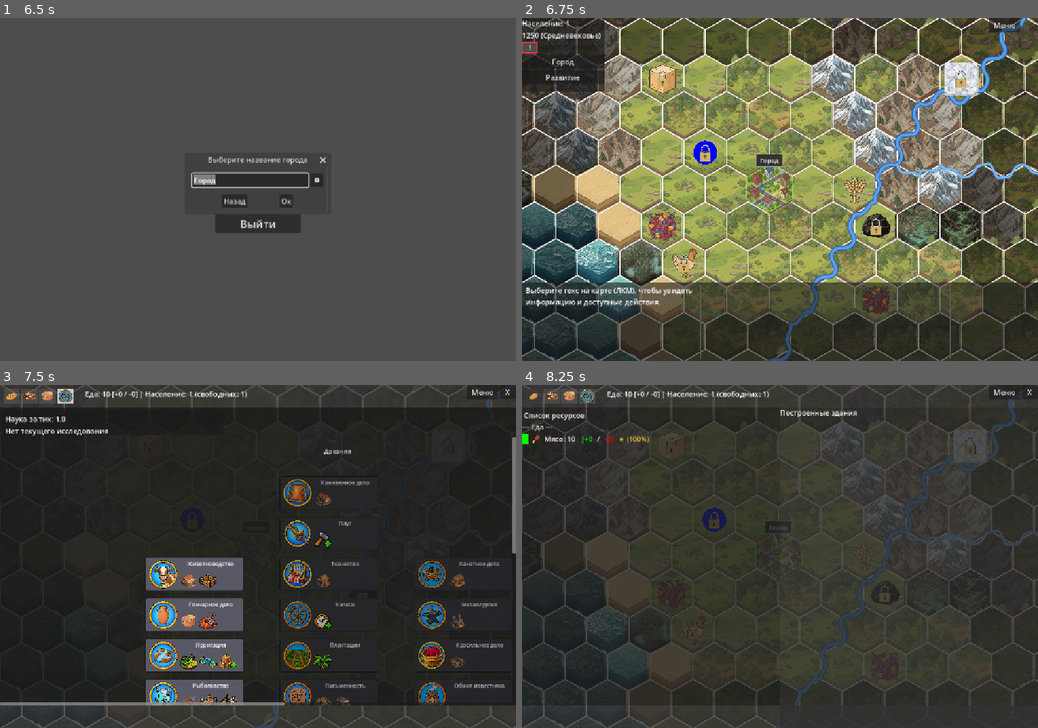
Above: before the commit, frames 1-4 (two rows, left to right).
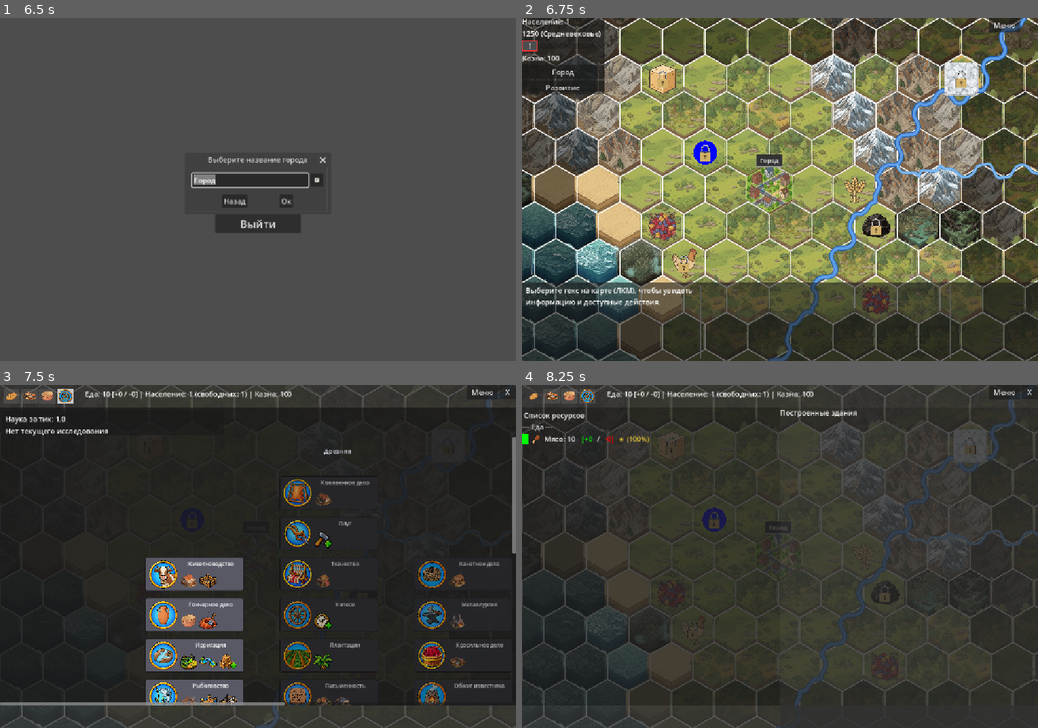
Above: after the commit, the same moments.

Repository: Night-Pryanik/The-City
Game: Godot game, scene res://scenes/main_menu.tscn
Two runs of this game, one before a commit and one after it. Both use one fixed random seed, a clock stepped at 60 frames per second and the inputs below.
Inputs (mouse positions are in pixels of both pictures, inside the frame that each line leads up to; where the layout moved, square brackets give the same spot in the first picture):
- Up to frame 1 (6.5 s): click "Новая игра" at 0.5 s; click "Новая игра" at 1.25 s; click "Настройки" at 2 s; click (314, 179) at 2.75 s; click "Назад" at 3.5 s; click "Настройки" at 4.25 s; click "Назад" at 5 s; click "Новая игра" at 5.75 s
- Up to frame 2 (6.75 s): click "Ок" at 6.5 s
- Up to frame 3 (7.5 s): click (10, 412) [10, 415] at 7.25 s
- Up to frame 4 (8.25 s): click (532, 395) at 8 s

Frame 1 is identical in both runs. In frame 2, 0.8% of the frame differs, in the area x 0-16%, y 0-23%; in frame 3, less than 0.1%; in frame 4, less than 0.1%.

Commit message:
Казна города

Diff:
--- a/data/consumption.json
+++ b/data/consumption.json
@@ -33,9 +33,11 @@
   //   считается НА ОДНОГО жителя, суммарное списание за тик =
   //   amount * total_population. Тикает не таймер гекса, а общий городской
   //   таймер (worker_manager.tick_city_consumption в production-тике).
-  //   Тестовая запись ниже: каждый житель потребляет 1 фрукт из группы
-  //   «Фрукты» раз в 10 секунд. Никакого игрового эффекта (бонусов) это не
-  //   даёт — только проверка инфраструктуры городского потребления.
+  //   Списание идёт ПО ФАКТУ НАЛИЧИЯ: за попытку списывается min(есть на
+  //   складе, нужное количество) — ожидания полного покрытия нет. Если на
+  //   складе меньше нужного, списывается всё, что есть (таймер сбрасывается);
+  //   если склад пуст — таймер сохраняется, и всё, что появится, списывается
+  //   сразу на ближайшем тике.
   //
   // Дублирование деклараций: если один и тот же ресурс описан и здесь, и в
   // продукте (data/products/*.json, поле "consumption") для одной профессии,
@@ -54,7 +56,7 @@
       "resource": "@fruits",
       "profession": [ "all" ],
       "amount": 10,
-      "interval": 10,
+      "interval": 2,
       "production_bonus": 0.0
     }
   ]
--- /dev/null
+++ b/data/game_balance.json
@@ -0,0 +1,25 @@
+{
+  // Игровой баланс: числовые константы, вынесенные из кода.
+  //
+  // Поля лежат в объекте "game_balance" (верхний ключ файла, как "consumption"
+  // в data/consumption.json или "map_config" в data/map_config.json).
+  // Загружается через data_loader.gd -> GameData.game_balance.
+  //
+  // Поля:
+  //   initial_treasury                 — монеты в казне города при старте новой
+  //                                      игры (поле "treasury" в CityData).
+  //   internal_market_price_multiplier — доля базовой цены товара (price из
+  //                                      data/products/*.json), по которой
+  //                                      внутренний рынок покупает товар у
+  //                                      города. Прибыль казны за единицу =
+  //                                      round(price * multiplier );
+  //                                      казна всегда целочисленная.
+  //                                      Прибыль начисляется
+  //                                      только за реально списанные при
+  //                                      потреблении единицы (см. docs.md,
+  //                                      «Казна города и внутренний рынок»).
+  "game_balance": {
+    "initial_treasury": 100,
+    "internal_market_price_multiplier": 1.0
+  }
+}
--- a/data/products/products.json
+++ b/data/products/products.json
@@ -115,7 +115,7 @@
       "icon": "reed_boat.png"
       // Потребление этого продукта профессиями описывается НЕ здесь,
       // а в data/consumption.json. Сейчас рыбак потребляет группу продуктов
-      // «Лодки» ("@boats", включая тростниковую лодку): 1 шт. каждые 10 сек,
+      // «Лодки» ("@boats", включая тростниковую лодку): 10 шт. каждые 10 сек,
       // пока на складе хватает. Пока лодки есть — производство рыбы получает
       // бонус +0.5 к множителю (то есть x1.5). Если лодок нет — бонус
       // снимается, улучшение НЕ останавливается, а просто откатывается к
--- a/scenes/MainMap.tscn
+++ b/scenes/MainMap.tscn
@@ -63,6 +63,10 @@
 layout_mode = 2
 text = "1250 (Средневековье)"
 
+[node name="TreasuryLabel" type="Label" parent="HUD/VBoxContainer" unique_id=448771777]
+layout_mode = 2
+text = "Казна: 0"
+
 [node name="CityButton" type="Button" parent="HUD/VBoxContainer" unique_id=964408477]
 layout_mode = 2
 tooltip_text = "ЛКМ: переход в интерфейс города
--- a/scripts/CityData.gd
+++ b/scripts/CityData.gd
@@ -20,6 +20,10 @@
 var city_built_buildings: Array = []
 var domesticated_animals: Array = []
 var domesticated_plants: Array = []
+# Казна города (монеты). Всегда целое число; пополняется за счёт потребления
+# ресурсов на внутреннем рынке (см. add_treasury / get_internal_market_price и
+# docs.md, «Казна города и внутренний рынок»).
+var treasury: int = 0
 
 # Стройка зданий: ключ -> данные
 var building_construction: Dictionary = {}
@@ -131,6 +135,8 @@
 signal research_completed(tech_id: String)
 signal research_error(message: String)
 signal population_changed(new_population: int)
+# Казна изменилась: new_total — текущее целое число монет.
+signal treasury_changed(new_total: int)
 signal building_construction_started(building_id: String, build_key: String)
 signal building_construction_completed(building_id: String, build_key: String)
 # Апгрейд построенного здания запущен: idx — индекс здания в
@@ -161,6 +167,9 @@
     last_research_messages = []
     city_name = ""
 
+    # Стартовая казна — из data/game_balance.json (поле initial_treasury).
+    treasury = int(GameData.game_balance.get("initial_treasury", 10))
+
     total_population = 1
     idle_population = 1 # один житель, пока нигде не занят
 
@@ -184,6 +193,29 @@
     consumption_rates.clear()
     production_sources.clear()
     consumption_sources.clear()
+
+# --- КАЗНА ГОРОДА ---
+# Добавляет монеты в казну. Казна всегда целое число монет: amount должен быть
+# целым (прибыль внутреннего рынка считается от округлённой цены единицы,
+# см. get_internal_market_price). Эмитит treasury_changed для обновления UI.
+func add_treasury(amount: int) -> void:
+    if amount == 0:
+        return
+    treasury += amount
+    emit_signal("treasury_changed", treasury)
+
+# Возвращает цену, по которой внутренний рынок покупает у города единицу
+# товара pid (в монетах казны). Это доля базовой цены товара (price из
+# data/products/*.json), заданная множителем internal_market_price_multiplier
+# в data/game_balance.json, с округлением
+# до ближайшего целого. Для товаров без цены возвращает 0.
+func get_internal_market_price(pid: String) -> int:
+    var prod = GameData.products.get(pid, {})
+    var base_price = float(prod.get("price", 0))
+    if base_price <= 0.0:
+        return 0
+    var mult = float(GameData.game_balance.get("internal_market_price_multiplier", 1.0))
+    return int(round(base_price * mult))
 
 # --- ЗАПИСЬ ИСТОЧНИКОВ ПРИХОДА/РАСХОДА (для тултипа вкладки «Ресурсы») ---
 # Обобщённый накопитель: добавляет amount от источника source_name к словарю
--- a/scripts/GameData.gd
+++ b/scripts/GameData.gd
@@ -22,6 +22,7 @@
 var professions: Dictionary = {} # id -> данные профессии (data/professions.json)
 var consumption_rules: Array = [] # записи потребления (data/consumption.json)
 var city_names: Array = [] # варианты названий города (data/city_names.json)
+var game_balance: Dictionary = {} # игровой баланс (data/game_balance.json)
 
 func load_all_data():
     var loader = load("res://scripts/data_loader.gd").new()
@@ -46,6 +47,7 @@
     professions = loader.professions
     consumption_rules = loader.consumption_rules
     city_names = loader.city_names
+    game_balance = loader.game_balance
 
 # Возвращает случайное название города из data/city_names.json.
 # Если список пуст или не загрузился — возвращает нейтральное имя по умолчанию.
--- a/scripts/SaveManager.gd
+++ b/scripts/SaveManager.gd
@@ -32,6 +32,7 @@
         "idle_population": CityData.idle_population,
         "food_for_new_settler": CityData.food_for_new_settler,
         "food_per_citizen": CityData.food_per_citizen,
+        "treasury": CityData.treasury,
         "tile_data": _serialize_tile_data(main_map),
         "worker_assignments": main_map.worker_manager.serialize_assignments(),
         # Таймеры профессионального потребления: для каждого рабочего с
@@ -126,6 +127,9 @@
     CityData.idle_population = saved_data.get("idle_population", CityData.idle_population)
     CityData.food_for_new_settler = saved_data.get("food_for_new_settler", CityData.food_for_new_settler)
     CityData.food_per_citizen = saved_data.get("food_per_citizen", CityData.food_per_citizen)
+    # Казна города. В старых сейвах поля нет — восстанавливаем стартовую
+    # сумму из game_balance.json (initial_treasury), как при новой игре.
+    CityData.treasury = int(saved_data.get("treasury", int(GameData.game_balance.get("initial_treasury", 10))))
     # Восстанавливаем стройки зданий (прогресс их строительства хранится в build_manager)
     CityData.building_construction = saved_data.get("building_construction", {})
     # tile_data будет восстановлен отдельно
--- a/scripts/city_ui.gd
+++ b/scripts/city_ui.gd
@@ -128,6 +128,12 @@
 
     if not CityData.city_updated.is_connected(_on_city_data_updated):
         CityData.city_updated.connect(_on_city_data_updated)
+
+    # Казна пополняется между тиками (доход внутреннего рынка списывается по
+    # своему interval) — обновляем верхнюю полосу сразу при поступлении монет,
+    # не дожидаясь ближайшего city_updated.
+    if not CityData.treasury_changed.is_connected(_on_treasury_changed):
+        CityData.treasury_changed.connect(_on_treasury_changed)
 
     # Подключаем сигнал завершения строительства здания для показа сообщения
     # в нижней панели CityUI (build_message сигнал выводит в HUD карты,
@@ -295,9 +301,10 @@
 
     var food_str = "Еда: %d [+%d / -%d]" % [food_sum, total_prod, total_cons]
     var pop_str = "Население: %d (свободных: %d)" % [CityData.total_population, CityData.idle_population]
+    var treasury_str = "Казна: %d" % CityData.treasury
 
     if top_food_label:
-        top_food_label.text = food_str + " | " + pop_str
+        top_food_label.text = food_str + " | " + pop_str + " | " + treasury_str
 
     # Обновляем метку еды на вкладке «Здания» (без населения)
     if buildings_tab.has_method("update_food_label"):
@@ -306,6 +313,11 @@
     # Дополнительные ресурсы теперь отображаются в панели деталей здания
 
 func update_food_label():
+    _update_food_label()
+
+# Казна изменилась (сигнал treasury_changed несёт аргумент new_total) —
+# обновляем верхнюю полосу, где казна отображается рядом с едой и населением.
+func _on_treasury_changed(_new_total: int):
     _update_food_label()
 
 func refresh_buildings_tab():
--- a/scripts/data_loader.gd
+++ b/scripts/data_loader.gd
@@ -22,6 +22,7 @@
 var professions: Dictionary = {} # id -> данные профессии (data/professions.json)
 var consumption_rules: Array = [] # записи потребления из data/consumption.json
 var city_names: Array = [] # варианты названий города (data/city_names.json)
+var game_balance: Dictionary = {} # игровой баланс (data/game_balance.json)
 
 func load_all_data():
     var merged_data = _load_all_json_files("res://data")
@@ -128,6 +129,11 @@
     for cr in merged_data.get("consumption", []):
         if cr is Dictionary and not str(cr.get("resource", "")).is_empty():
             consumption_rules.append(cr)
+
+    # НОВОЕ: загружаем игровой баланс (data/game_balance.json).
+    # Числовые константы игры: стартовая казна города, множитель цены
+    # внутреннего рынка и т.п. Ключ "game_balance" лежит на верхнем уровне.
+    game_balance = merged_data.get("game_balance", {})
 
 
 func _load_all_json_files(folder_path: String) -> Dictionary:
--- a/scripts/main_map.gd
+++ b/scripts/main_map.gd
@@ -335,6 +335,7 @@
     map_renderer.queue_redraw()
 
     _update_population_hud()
+    _update_treasury_hud()
 
     city_ui.closed.connect(_on_city_ui_close)
     town_ui.closed.connect(_on_town_ui_close)
@@ -344,6 +345,7 @@
     CityData.research_error.connect(_on_research_error)
     CityData.research_error.connect(hud.show_message)
     CityData.population_changed.connect(_on_population_changed)
+    CityData.treasury_changed.connect(_update_treasury_hud)
     city_ui.research_requested.connect(CityData.start_research)
     CityData.research_completed.connect(_on_research_completed)
     expansion_manager.chunk_hovered.connect(_on_chunk_hovered)
@@ -1690,6 +1692,13 @@
     if pop_label:
         pop_label.text = "Население: %d" % CityData.total_population
 
+# Обновляет метку казны в HUD (ниже блока времени игры). Вызывается при
+# изменении казны (сигнал treasury_changed) и при старте/загрузке.
+func _update_treasury_hud(_new_total: int = -1):
+    var treasury_label = hud.get_node_or_null("VBoxContainer/TreasuryLabel")
+    if treasury_label:
+        treasury_label.text = "Казна: %d" % CityData.treasury
+
 func _on_assignment_changed():
     map_renderer.queue_redraw()
     if city_ui.visible:
--- a/scripts/worker_manager.gd
+++ b/scripts/worker_manager.gd
@@ -267,6 +267,8 @@
                         var take = min(avail, remaining)
                         CityData.remove_from_storage(pid, take, "best")
                         CityData.record_consumption_source(pid, prof_source, take)
+                        # Фактическое потребление на внутреннем рынке даёт доход в казну
+                        CityData.add_treasury(CityData.get_internal_market_price(pid) * take)
                         remaining -= take
                 else:
                     var pid = str(entry.get("product_id", ""))
@@ -274,6 +276,8 @@
                         continue
                     CityData.remove_from_storage(pid, amt, "best")
                     CityData.record_consumption_source(pid, prof_source, amt)
+                    # Фактическое потребление на внутреннем рынке даёт доход в казну.
+                    CityData.add_treasury(CityData.get_internal_market_price(pid) * amt)
             timer.elapsed = 0.0
         # else: таймер остаётся как есть, на следующем тике проверим снова
 
@@ -313,11 +317,13 @@
 # берутся из того же реестра: GameData.get_profession_consumption("all").
 #
 # Семантика amount для "all": НА ОДНОГО жителя. Суммарное списание за тик =
-# amount * CityData.total_population. Проверка запаса и жадное списание из
-# группы — те же, что в tick_consumption(). production_bonus игнорируется:
-# городское потребление — пока тест инфраструктуры, бонусов не даёт.
-# Если ресурса не хватает — таймер сохраняется; при появлении ресурса
-# списание произойдёт сразу, без ожидания полного интервала.
+# amount * CityData.total_population. Списание идёт ПО ФАКТУ НАЛИЧИЯ: за
+# попытку списывается min(есть на складе, нужное количество) — ожидания
+# полного покрытия нет. Если на складе меньше нужного, списывается всё, что
+# есть, и таймер сбрасывается; если склад пуст — таймер сохраняется
+# «горячим», и всё, что появится, списывается на ближайшем тике без ожидания
+# полного интервала. Жадное списание из @-группы — как в tick_consumption().
+# production_bonus игнорируется: городское потребление бонусов не даёт.
 # Вызывается из main_map._process в production-тике с шагом
 # CityData.PRODUCTION_INTERVAL (та же точность, что у по-гексового потребления).
 func tick_city_consumption(delta: float) -> void:
@@ -352,9 +358,12 @@
             var total := 0
             for pid in members:
                 total += CityData.get_storage_amount(pid)
-            if total < amt:
-                continue # не хватает — таймер не сбрасываем
-            # Жадное списание остатка по членам группы (приоритет "best").
+            if total <= 0:
+                continue # склад пуст — таймер не сбрасываем: спишем сразу при появлении
+            # Жадное списание по членам группы (приоритет "best") ПО ФАКТУ
+            # НАЛИЧИЯ: берём всё, что есть, но не больше нужного. Ждать полного
+            # покрытия (amount * население) не требуется — частичное списание
+            # тоже происходит (и сбрасывает таймер, см. timer.elapsed ниже).
             var remaining = amt
             for pid in members:
                 if remaining <= 0:
@@ -365,15 +374,22 @@
                 var take = min(avail, remaining)
                 CityData.remove_from_storage(pid, take, "best")
                 CityData.record_consumption_source(pid, all_source, take)
+                # Горожане платят за потреблённый товар из казны (внутренний рынок).
+                CityData.add_treasury(CityData.get_internal_market_price(pid) * take)
                 remaining -= take
         else:
             var pid = str(entry.get("product_id", ""))
             if pid.is_empty():
                 continue
-            if CityData.get_storage_amount(pid) < amt:
-                continue
-            CityData.remove_from_storage(pid, amt, "best")
-            CityData.record_consumption_source(pid, all_source, amt)
+            var have = CityData.get_storage_amount(pid)
+            if have <= 0:
+                continue # склад пуст — таймер не сбрасываем: спишем сразу при появлении
+            # По факту наличия: списываем всё, что есть, но не больше нужного.
+            var take = min(have, amt)
+            CityData.remove_from_storage(pid, take, "best")
+            CityData.record_consumption_source(pid, all_source, take)
+            # Горожане платят за потреблённый товар из казны (внутренний рынок).
+            CityData.add_treasury(CityData.get_internal_market_price(pid) * take)
         timer.elapsed = 0.0
 
 # Сериализация таймеров городского потребления для сохранения.
Not shown, changed: docs.md
